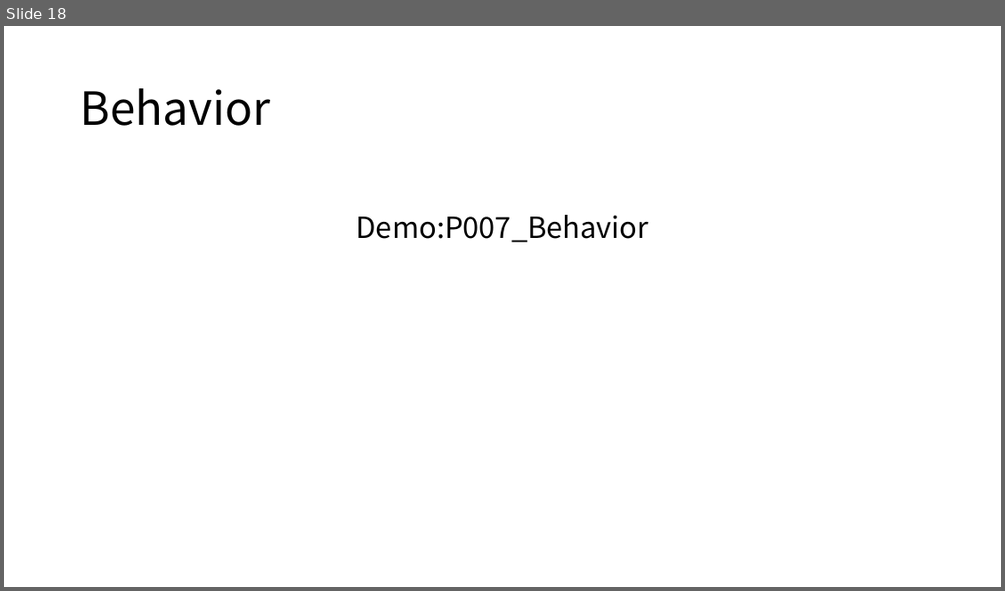
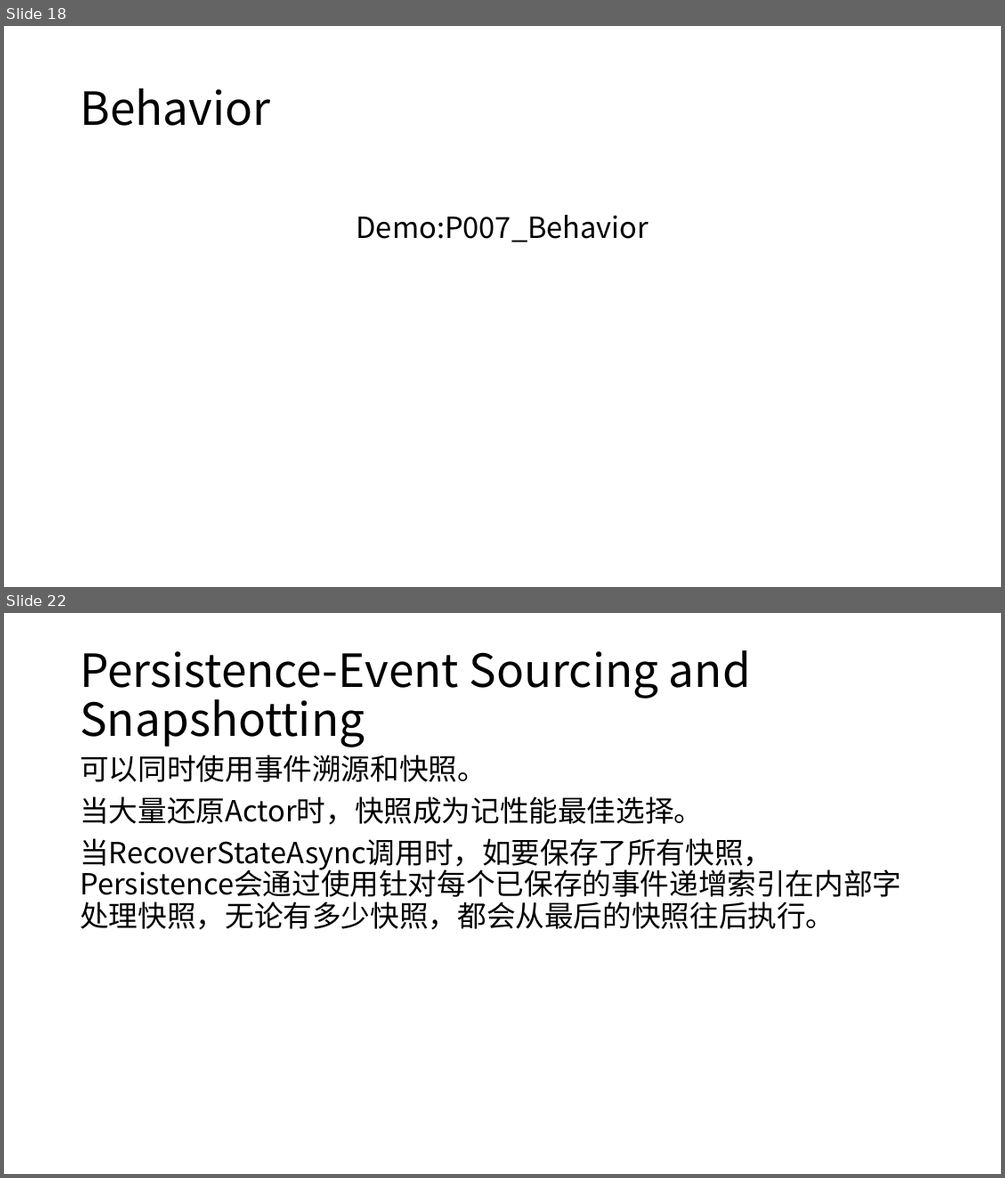
Before and after one commit to axzxs2001/ProtoActorSample, a slide deck: ProtoActorSample/Proto.Actor.pptx. Shown one above the other, each under a label of ours: slide 18 before the commit, slides 18 and 22 after it; the slides between them are not shown. The pictures are 1005x591 and 1005x1178 pixels, drawn with LibreOffice and Linux fonts; fonts in the diff are those of the drawing. Boxes give left, top, right and bottom in pixels: in the first picture for what was removed or moved away, otherwise in the second. Text is boxed around its words. In the diff, an @@ line names an element or a change of style, - is before the commit and + after.

```diff
--- a/ProtoActorSample/Proto.Actor.pptx
+++ b/ProtoActorSample/Proto.Actor.pptx
@@ slide 22 added at box(4, 613, 1001, 1174), background #FFFFFF @@
@@ title added at box(80, 650, 751, 747), 44 pt, text #000000 @@
+Persistence-Event Sourcing and Snapshotting
@@ text added at box(80, 755, 834, 930), 28 pt, text #000000 @@
+可以同时使用事件溯源和快照。
+当大量还原Actor时，快照成为记性能最佳选择。
+当RecoverStateAsync调用时，如要保存了所有快照，Persistence会通过使用钍对每个已保存的事件递增索引在内部字处理快照，无论有多少快照，都会从最后的快照往后执行。
```
Also in this commit, not shown: 6 other slides added, 3 other files.
